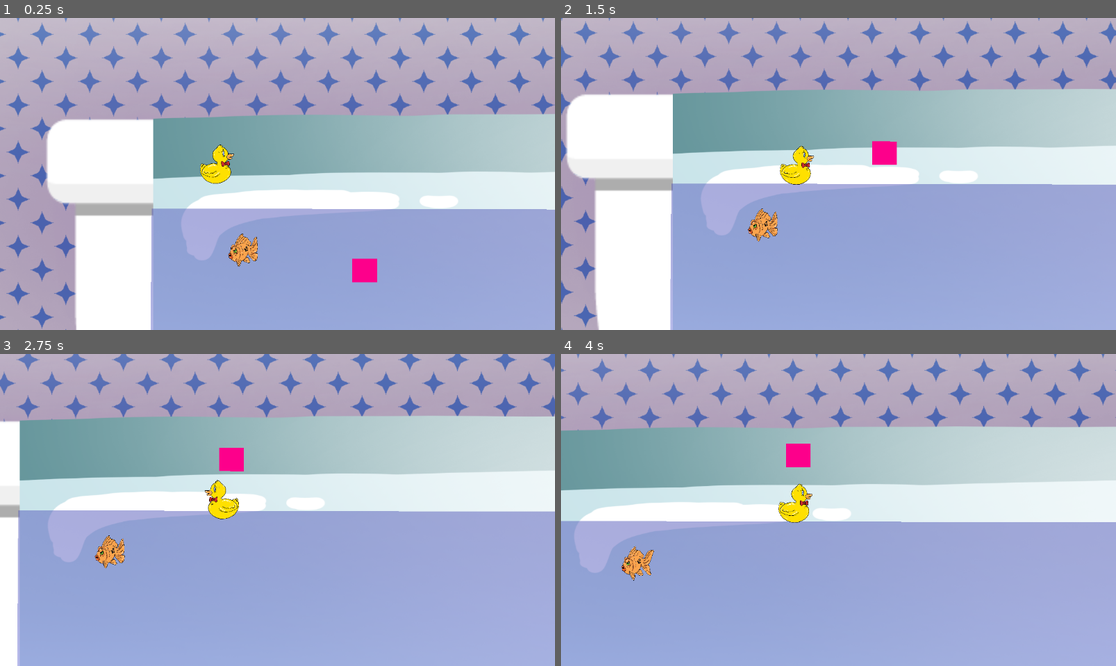
Above: before the commit, frames 1-4 (two rows, left to right).
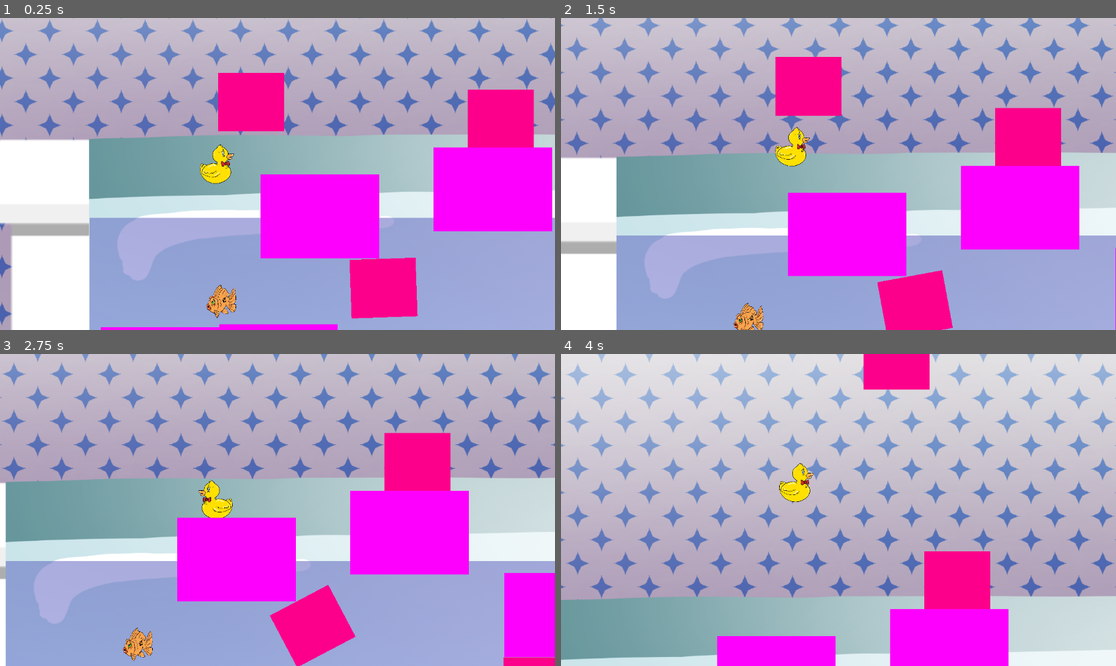
Above: after the commit, the same moments.

Repository: alwod/GGJ2024Project
Game: Godot game, scene res://Scenes/game.tscn
Same seed, same stepped clock (60 frames per second), same inputs: the game is played once before the commit and once after it.
Inputs:
- Up to frame 1 (0.25 s): no input
- Up to frame 2 (1.5 s): tap Enter (ui_accept) at 0.5 s; hold Right (duck_move_right) from 0.53 s (still down); tap Up (duck_jump) at 0.77 s
- Up to frame 3 (2.75 s): tap Up (duck_jump) at 1.52 s; release Right (duck_move_right) at 2.03 s; hold Left (duck_move_left) from 2.03 s (still down)
- Up to frame 4 (4 s): release Left (duck_move_left) at 2.78 s; hold Right (duck_move_right) from 2.78 s (still down); tap Up (duck_jump) at 3.02, 3.77 s

The runs differ from the first frame. In frame 1, 48% of the frame differs, in the area x 0-100%, y 0-100%; in frame 2, 64%; in frame 3, 62%; in frame 4, 94%.

Commit message:
walls an shit

Diff:
--- a/ggj2024source/Fish/fish_movement_2.gd
+++ b/ggj2024source/Fish/fish_movement_2.gd
@@ -4,7 +4,8 @@
 @export var acceleration = 1500
 @export var friction = 600
 
-@export var water_surface_y_level = -79
+var water_surface_y_level = 0
+@export var force_out_of_water = 5
 
 var input = Vector2.ZERO
 
@@ -38,4 +39,4 @@
 	player_movement(delta)
 
 	if global_position.y < water_surface_y_level:
-		global_position.y = water_surface_y_level
+		global_position.y += force_out_of_water;
--- a/ggj2024source/Scenes/floating_object.tscn
+++ b/ggj2024source/Scenes/floating_object.tscn
@@ -3,7 +3,7 @@
 [ext_resource type="Script" path="res://Scripts/Floating/floatable_body_2d.gd" id="1_7e258"]
 
 [sub_resource type="RectangleShape2D" id="RectangleShape2D_x6gun"]
-size = Vector2(424, 399)
+size = Vector2(1144, 1021)
 
 [sub_resource type="PlaceholderTexture2D" id="PlaceholderTexture2D_sg61p"]
 
@@ -11,12 +11,11 @@
 script = ExtResource("1_7e258")
 
 [node name="CollisionShape2D" type="CollisionShape2D" parent="."]
-position = Vector2(-3.8147e-06, -0.499996)
-scale = Vector2(1, 1)
+position = Vector2(0, -3)
 shape = SubResource("RectangleShape2D_x6gun")
 
 [node name="Sprite2D" type="Sprite2D" parent="."]
 modulate = Color(0.991392, 0.374572, 0.545636, 1)
-position = Vector2(7.62939e-06, -3)
-scale = Vector2(428.385, 404.658)
+position = Vector2(-3.09628, -2.16449)
+scale = Vector2(1142.19, 1014.33)
 texture = SubResource("PlaceholderTexture2D_sg61p")
--- a/ggj2024source/Scenes/game.tscn
+++ b/ggj2024source/Scenes/game.tscn
@@ -9,6 +9,7 @@
 [ext_resource type="PackedScene" path="res://Scenes/duck_boundary.tscn" id="4_k5c8s"]
 [ext_resource type="PackedScene" path="res://Scenes/bubble_spawner.tscn" id="4_snigy"]
 [ext_resource type="PackedScene" uid="uid://dprtvh6v4tbjh" path="res://Fish/fish.tscn" id="7_3380c"]
+[ext_resource type="PackedScene" uid="uid://d2etyhfvt5fgr" path="res://Scenes/wall.tscn" id="10_xsesx"]
 
 [node name="Game" type="Node2D"]
 
@@ -27,20 +28,37 @@
 scale = Vector2(8.15967, 5.58)
 texture = ExtResource("3_1xmsv")
 
-[node name="Water" parent="." instance=ExtResource("1_fb3qe")]
+[node name="Water" parent="." groups=["bubbleable"] instance=ExtResource("1_fb3qe")]
 position = Vector2(-1881, -314)
 scale = Vector2(19.4759, 10.261)
 
 [node name="FloatingObject2" parent="." instance=ExtResource("2_70nj0")]
-position = Vector2(1737, 1163)
-mass = 4.0
+position = Vector2(3162, 956)
+mass = 8.0
+fluid_damp = 100.0
+
+[node name="FloatingObject3" parent="." instance=ExtResource("2_70nj0")]
+position = Vector2(5200, -1282)
+mass = 8.0
+
+[node name="FloatingObject4" parent="." instance=ExtResource("2_70nj0")]
+position = Vector2(7260, 2481)
+mass = 8.0
+
+[node name="FloatingObject5" parent="." instance=ExtResource("2_70nj0")]
+position = Vector2(8629, -1546)
+mass = 8.0
+
+[node name="FloatingObject6" parent="." instance=ExtResource("2_70nj0")]
+position = Vector2(882, -2252)
+mass = 8.0
 
 [node name="Duck" parent="." groups=["bubbleable"] instance=ExtResource("3_lo5nj")]
-position = Vector2(-777, -775)
+position = Vector2(329, -1125)
 mass = 20.0
 freeze_mode = 1
 move_speed = 50000
-jump_potential = 1000
+jump_potential = 4000
 
 [node name="Camera2D" type="Camera2D" parent="Duck"]
 position = Vector2(1005, 136)
@@ -56,5 +74,27 @@
 scale = Vector2(2.44, 2.44)
 
 [node name="Fish" parent="." instance=ExtResource("7_3380c")]
-position = Vector2(-346, 686)
+position = Vector2(382, 1222)
 scale = Vector2(4.429, 4.36)
+force_out_of_water = 15
+
+[node name="Wall2" parent="." instance=ExtResource("10_xsesx")]
+position = Vector2(-697, 2396)
+
+[node name="Wall3" parent="." instance=ExtResource("10_xsesx")]
+position = Vector2(1351, 2348)
+
+[node name="Wall4" parent="." instance=ExtResource("10_xsesx")]
+position = Vector2(2071, -244)
+
+[node name="Wall5" parent="." instance=ExtResource("10_xsesx")]
+position = Vector2(5063, -708)
+
+[node name="Wall6" parent="." instance=ExtResource("10_xsesx")]
+position = Vector2(7735, 716)
+
+[node name="Wall7" parent="." instance=ExtResource("10_xsesx")]
+position = Vector2(5511, 3836)
+
+[node name="Wall8" parent="." instance=ExtResource("10_xsesx")]
+position = Vector2(9655, 3836)
--- /dev/null
+++ b/ggj2024source/Scenes/wall.tscn
@@ -0,0 +1,20 @@
+[gd_scene load_steps=3 format=3 uid="uid://d2etyhfvt5fgr"]
+
+[sub_resource type="RectangleShape2D" id="RectangleShape2D_7ax7o"]
+size = Vector2(2021, 1441)
+
+[sub_resource type="PlaceholderTexture2D" id="PlaceholderTexture2D_l2yru"]
+
+[node name="Wall" type="StaticBody2D"]
+
+[node name="CollisionShape2D" type="CollisionShape2D" parent="."]
+modulate = Color(0.992157, 0.988235, 0.980392, 1)
+position = Vector2(6.5, 9.5)
+shape = SubResource("RectangleShape2D_7ax7o")
+debug_color = Color(1, 1, 1, 1)
+
+[node name="Sprite2D" type="Sprite2D" parent="."]
+modulate = Color(0.992385, 0.99228, 0.99275, 1)
+position = Vector2(-2, -1.99997)
+scale = Vector2(2052, 1448)
+texture = SubResource("PlaceholderTexture2D_l2yru")
--- a/ggj2024source/Scenes/water.tscn
+++ b/ggj2024source/Scenes/water.tscn
@@ -15,7 +15,7 @@
 
 [node name="Waterback" type="Sprite2D" parent="."]
 modulate = Color(1, 1, 1, 0.478431)
-position = Vector2(610, 658)
-rotation = -3.1377
+position = Vector2(614, 637)
+rotation = -3.14159
 scale = Vector2(0.410667, 0.785)
 texture = ExtResource("2_0ht6b")
Not shown: 1 places in ggj2024source/Scenes/game.tscn that only renumber resources
